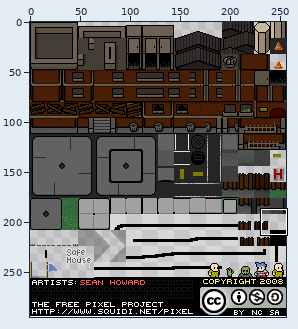
One commit to this sprite sheet: assets/ztown.png. The first picture is a wide view before the edit; the outline marks the close-up.
Close-up. Before:
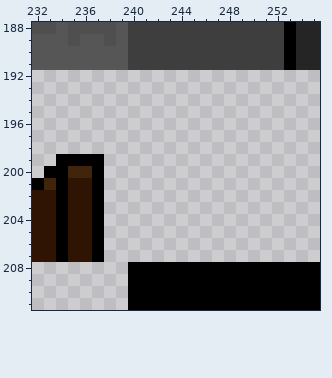
The file is 256x295 pixels. Pixels under 10% opacity are left out. Colours within 5 levels of each other are drawn and written as one. Shown: x 232..255, y 188..211. The commit also changed other parts of the picture, which this record leaves out.
After the commit:
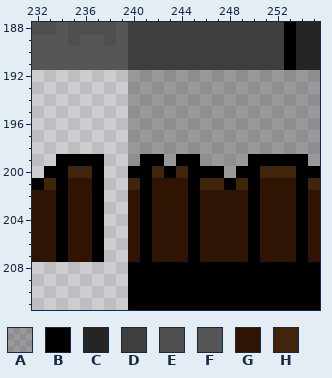
Palette (. is transparent): A #00000041  B #000000  C #252525  D #3e3e3e  E #4f4f4f  F #565656  G #2f1303  H #40250b
From old to new:
@@ x 232..255 @@
 191 FFFFFFFFDDDDDDDDDDDDDBCC
-192 ........................
-193 ........................
-194 ........................
-195 ........................
-196 ........................
-197 ........................
-198 ........................
-199 ..BBBB..................
-200 .BBHHB..................
-201 BHBGGB..................
-202 GGBGGB..................
-203 GGBGGB..................
-204 GGBGGB..................
-205 GGBGGB..................
-206 GGBGGB..................
-207 GGBGGB..................
+192 ........AAAAAAAAAAAAAAAA
+193 ........AAAAAAAAAAAAAAAA
+194 ........AAAAAAAAAAAAAAAA
+195 ........AAAAAAAAAAAAAAAA
+196 ........AAAAAAAAAAAAAAAA
+197 ........AAAAAAAAAAAAAAAA
+198 ........AAAAAAAAAAAAAAAA
+199 ..BBBB..ABBABBAAAABBBBBA
+200 .BBHHB..BBHBHBBBABBHHHBB
+201 BHBGGB..HBGGGBHHBHBGGGBH
+202 GGBGGB..GBGGGBGGGGBGGGBG
+203 GGBGGB..GBGGGBGGGGBGGGBG
+204 GGBGGB..GBGGGBGGGGBGGGBG
+205 GGBGGB..GBGGGBGGGGBGGGBG
+206 GGBGGB..GBGGGBGGGGBGGGBG
+207 GGBGGB..GBGGGBGGGGBGGGBG
 208 ........BBBBBBBBBBBBBBBB
Pixel boxes of the changes (left, top, right, bottom) in both close-ups:
added: (128, 70, 320, 262)
